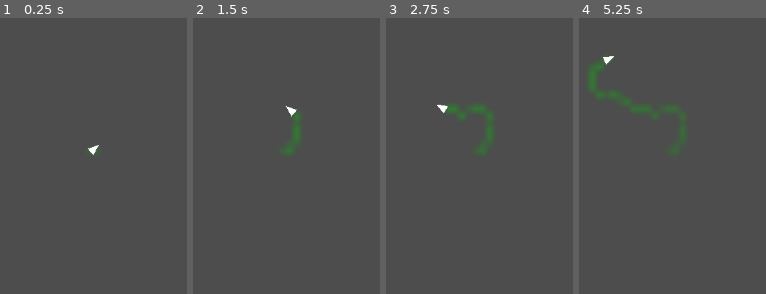
Above: before the commit, frames 1-4 (left to right).
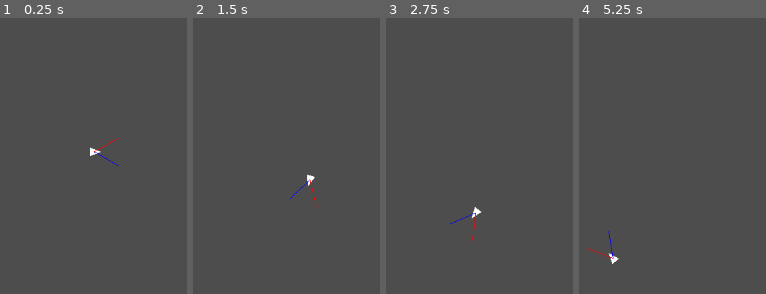
Above: after the commit, the same moments.

Repository: grantrichter04/ant-simulation
Game: Godot game, scene res://main.tscn
The game is run twice, just before and just after one commit, with the same random seed, the same clock (stepped at 60 frames per second) and the same inputs.
Inputs (mouse positions are in pixels of both pictures, inside the frame that each line leads up to):
- Up to frame 1 (0.25 s): no input
- Up to frame 2 (1.5 s): move the mouse to (outside the picture) at 0.52 s; click (outside the picture) at 0.67 s; move the mouse to (outside the picture) at 1.27 s; click (outside the picture) at 1.42 s
- Up to frame 3 (2.75 s): move the mouse to (outside the picture) at 2.02 s; click (outside the picture) at 2.17 s
- Up to frame 4 (5.25 s): move the mouse to (678, 258) at 2.77 s; click (678, 258) at 2.92 s; move the mouse to (outside the picture) at 3.52 s; click (outside the picture) at 3.67 s; move the mouse to (outside the picture) at 4.27 s; click (outside the picture) at 4.42 s; move the mouse to (756, 169) at 5.02 s; click (756, 169) at 5.17 s

The runs differ from the first frame. In frame 1, 0.2% of the frame differs, in the area x 47-64%, y 43-54%; in frame 2, 0.7%; in frame 3, 0.9%; in frame 4, 1.3%, in the area x 4-57%, y 13-90%.

Commit message:
added antennea to steer and moved pheromone to only lay if food, mouse can add in pheromone

Diff:
--- a/ant-simulation/ant.gd
+++ b/ant-simulation/ant.gd
@@ -1,29 +1,71 @@
 extends Node2D
 
 var speed = 50.0
-var turn_speed = 15.0
+var turn_speed = deg_to_rad(120)
 var last_deposit = Vector2(500,300)
 var deposit_distance =5
+var sensor_angle =deg_to_rad(30)
+var steer_strength = deg_to_rad(100)
+var sensor_distance=40
+var forward_sensor
+var left_sensor
+var right_sensor
+var left_sensor_strength
+var right_sensor_strength
+var forward_sensor_strength
+var minimum_sense_strength = 5
+var havefood = false
+var wander_distance = 0.0
+var wander_threshold = 20.0
+var wander_turn = 0.0
+var wander_range_min = 15
+var wander_range_max = 40
 
 
 func _ready() -> void:
 	position = Vector2(500,300)
 
+func wander(delta):
+	wander_distance += speed * delta
+	if wander_distance >= wander_threshold:
+		wander_distance = 0.0
+		wander_threshold = randf_range(wander_range_min, wander_range_max)
+		wander_turn = randf_range(-turn_speed, turn_speed)
+	rotation += wander_turn * delta
+
 
 func _process(delta: float) -> void:
-		rotation += randf_range(-turn_speed, turn_speed) *delta
 		position +=Vector2(cos(rotation), sin(rotation))*speed * delta
-		queue_redraw()
+		forward_sensor = position + Vector2(cos(rotation), sin(rotation)) * sensor_distance
+		left_sensor = position + Vector2(cos(rotation-sensor_angle), sin(rotation-sensor_angle))* sensor_distance
+		right_sensor = position + Vector2(cos(rotation+sensor_angle), sin(rotation+sensor_angle))* sensor_distance
+
+
 		var screen = get_viewport_rect().size
 		position.x = wrapf(position.x, 0, screen.x)
 		position.y = wrapf(position.y, 0, screen.y)
 
-		if position.distance_to(last_deposit) >=deposit_distance:
-			get_node("../PheromoneMap").deposit(position)
-			last_deposit = position
+		if havefood:
+			if position.distance_to(last_deposit) >=deposit_distance:
+				get_node("../PheromoneMap").deposit(position)
+				last_deposit = position
 
+		left_sensor_strength=get_node("../PheromoneMap").sample(left_sensor)
+		forward_sensor_strength = get_node("../PheromoneMap").sample(forward_sensor)
+		right_sensor_strength = get_node("../PheromoneMap").sample(right_sensor)
 
+		if left_sensor_strength <minimum_sense_strength  and forward_sensor_strength < minimum_sense_strength and right_sensor_strength < minimum_sense_strength:
+			wander(delta)
+		else:
+			if left_sensor_strength > forward_sensor_strength:
+				rotation += -steer_strength *delta
+			elif right_sensor_strength > forward_sensor_strength:
+				rotation += steer_strength *delta
+			elif  forward_sensor_strength > left_sensor_strength and forward_sensor_strength> right_sensor_strength:
+				rotation +=0
 
+		queue_redraw()
+		print(left_sensor_strength, " ", forward_sensor_strength, " ", right_sensor_strength)
 
 func _draw () -> void:
 		var points = PackedVector2Array ([
@@ -32,3 +74,5 @@
 			Vector2(-6,6),
 		])
 		draw_colored_polygon(points, Color.WHITE)
+		draw_line(Vector2(0,0), Vector2(cos(-sensor_angle), sin(-sensor_angle)) * sensor_distance, Color.RED)
+		draw_line(Vector2(0,0), Vector2(cos(sensor_angle), sin(sensor_angle)) * sensor_distance, Color.BLUE)
--- a/ant-simulation/pheromone_map.gd
+++ b/ant-simulation/pheromone_map.gd
@@ -9,6 +9,7 @@
 var new_deposit_strength = 20
 var max_pheromone = 100
 var current_delta = 0.0
+var mouse_held = false
 
 # Called when the node enters the scene tree for the first time.
 func _ready() -> void:
@@ -39,6 +40,19 @@
 	image.set_pixel(cell_x,cell_y,Color(0, 0.8, 0, grid[cell_y][cell_x] / max_pheromone))
 	texture.update(image)
 
+func sample(position):
+	var cell_x = int(position.x / cell_size)
+	var cell_y = int(position.y / cell_size)
+	cell_x = clamp(cell_x, 0, int(screen.x/cell_size)-1)
+	cell_y = clamp(cell_y, 0, int(screen.y/cell_size)-1)
+	return grid[cell_y][cell_x]
+
+func _input(event):
+	if event is InputEventMouseButton:
+		mouse_held = event.pressed
+	if event is InputEventMouseMotion and mouse_held:
+		deposit(get_global_mouse_position())
+
 # Called every frame. 'delta' is the elapsed time since the previous frame.
 func _process(delta: float) -> void:
 	current_delta = delta
